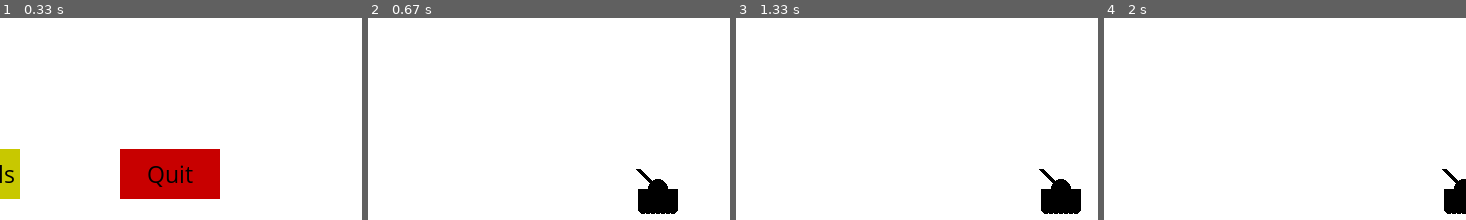
Above: before the commit, frames 1-4 (left to right).
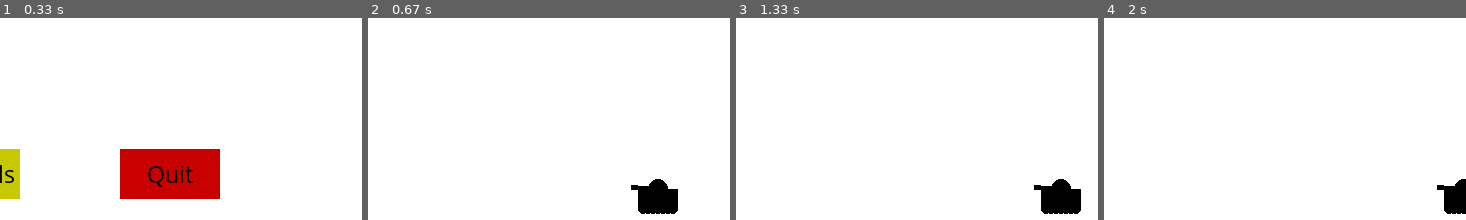
Above: after the commit, the same moments.

Repository: NikhilHeda/PyGame---Practice
Game: pygame game, started from code.py
The game is run twice, just before and just after one commit, with the same random seed, the same clock (stepped at 60 frames per second) and the same inputs.
Inputs (mouse positions are % of the whole screen's width and height, from its top left):
- Up to frame 1 (0.33 s): no input
- Up to frame 2 (0.67 s): tap C at 0.33 s
- Up to frame 3 (1.33 s): hold Right 0.67-1.13 s; move the mouse to (45, 43) at 0.7 s
- Up to frame 4 (2 s): hold Right 1.5-1.97 s
The pictures show only the part of the screen within x 49-99%, y 50-100%; the shares and areas given below are measured in that part.

Frame 1 is identical in both runs. In frame 2, 0.2% of the frame differs, in the area x 72-79%, y 74-86%; in frame 3, 0.2%; in frame 4, 0.2%.

Commit message:
Added turret functionality

Diff:
--- a/code.py
+++ b/code.py
@@ -164,10 +164,22 @@
 def tank(x, y):
 	x = int(x)
 	y = int(y)
+
+	possibleTurrets = [ (x - 27, y - 2),
+						(x - 26, y - 5),
+						(x - 25, y - 8),
+						(x - 23, y - 12),
+						(x - 20, y - 14),
+						(x - 18, y - 15),
+						(x - 15, y - 17),
+						(x - 13, y - 19),
+						(x - 11, y - 21)
+						]
+
 	pygame.draw.circle(gameDisplay, black, (x, y), int(tankHeight / 2))
 	pygame.draw.rect(gameDisplay, black, (x - tankHeight, y, tankWidth, tankHeight))
 
-	pygame.draw.line(gameDisplay, black, (x, y), (x - 20, y - 20), turretWidth)
+	pygame.draw.line(gameDisplay, black, (x, y), possibleTurrets[0], turretWidth)
 
 	startX = int(tankWidth / 2) - wheelWidth
 	for _ in range(7):
